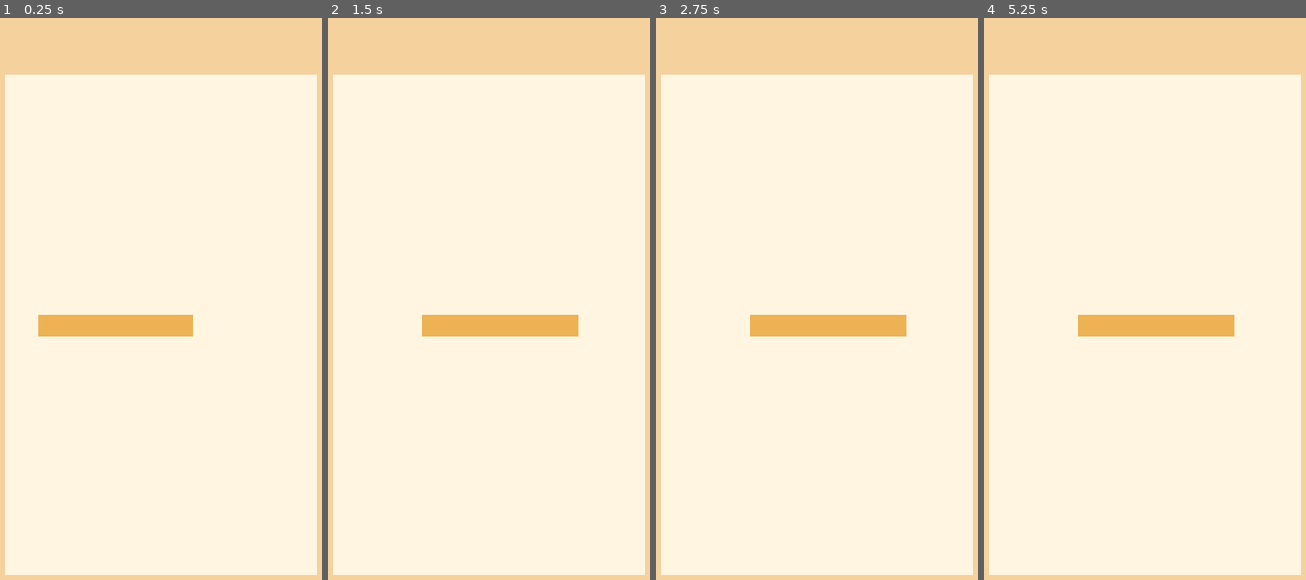
Above: before the commit, frames 1-4 (left to right).
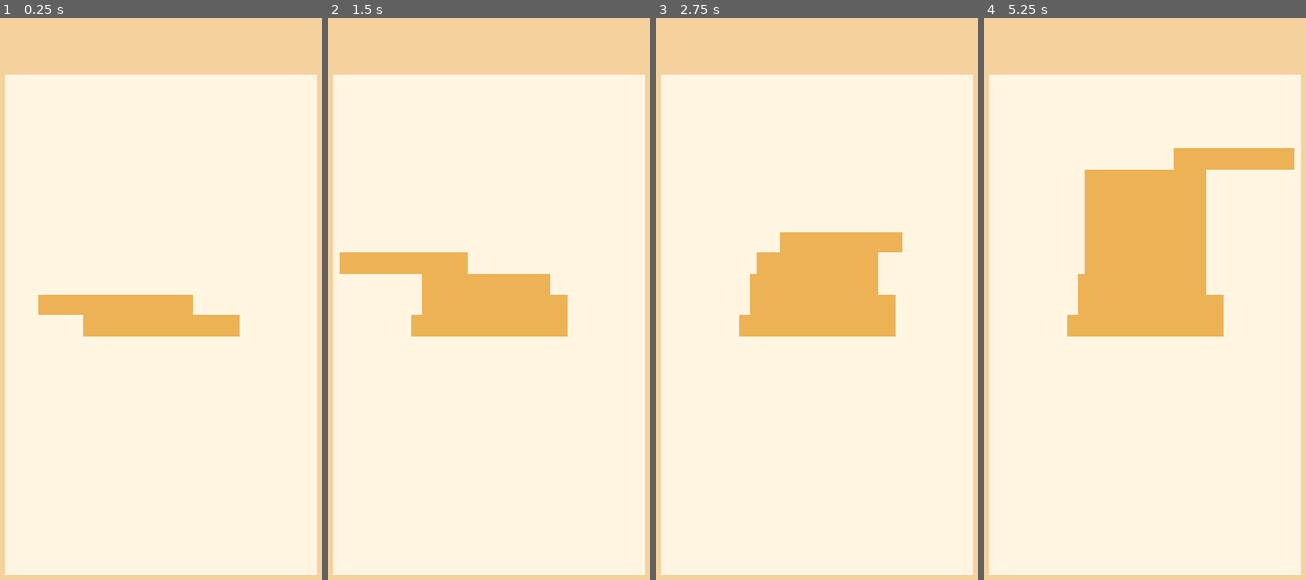
Above: after the commit, the same moments.

Repository: eddie4702/Stacking-game
Game: Godot game, scene res://scenes/main/main.tscn
Same seed, same stepped clock (60 frames per second), same inputs: the game is played once before the commit and once after it.
Inputs (mouse positions are in pixels of both pictures, inside the frame that each line leads up to):
- Up to frame 1 (0.25 s): no input
- Up to frame 2 (1.5 s): move the mouse to (572, 293) at 0.52 s; click (572, 293) at 0.67 s; move the mouse to (414, 360) at 1.27 s; click (414, 360) at 1.42 s
- Up to frame 3 (2.75 s): tap Enter at 2 s; move the mouse to (855, 180) at 2.02 s; click (855, 180) at 2.17 s
- Up to frame 4 (5.25 s): move the mouse to (1125, 456) at 2.77 s; click (1125, 456) at 2.92 s; move the mouse to (1257, 428) at 3.52 s; click (1257, 428) at 3.67 s; move the mouse to (1032, 225) at 4.27 s; click (1032, 225) at 4.42 s; move the mouse to (1164, 327) at 5.02 s; click (1164, 327) at 5.17 s

The runs differ from the first frame. In frame 1, 2.8% of the frame differs, in the area x 11-75%, y 49-57%; in frame 2, 4.9%; in frame 3, 6.2%; in frame 4, 12%, in the area x 25-97%, y 23-57%.

Commit message:
feat. 8

Diff:
--- a/scenes/main/main.tscn
+++ b/scenes/main/main.tscn
@@ -1,8 +1,10 @@
 [gd_scene format=3 uid="uid://dkmc1ot4mia2g"]
 
 [ext_resource type="PackedScene" path="res://scenes/gameplay/pancake.tscn" id="1_pancake"]
+[ext_resource type="Script" path="res://scripts/core/pancake_stack.gd" id="2_pancake_stack"]
 
 [node name="Main" type="Node2D" unique_id=128290110]
+script = ExtResource("2_pancake_stack")
 
 [node name="Background" type="CanvasLayer" parent="." unique_id=358166918]
 layer = -1
@@ -26,6 +28,7 @@
 position = Vector2(360, 640)
 
 [node name="Movement" parent="Pancake" index="1" node_paths=PackedStringArray("movement_area")]
+autostart = false
 movement_area = NodePath("../../GameplayArea")
 
 [editable path="Pancake"]
--- /dev/null
+++ b/scripts/core/pancake_stack.gd
@@ -0,0 +1,96 @@
+class_name PancakeStack
+extends Node2D
+## Coordinates pancake spawning and placement progression.
+##
+## The base pancake is stationary and supports only the first moving pancake.
+## After each successful placement, the placed pancake becomes the support and
+## the next moving pancake inherits from it. This script performs no overlap
+## maths and does not resize or reposition a pancake itself; it reuses
+## PancakeOverlap.calculate() and Pancake.apply_overlap_result().
+
+const PANCAKE_SCENE: PackedScene = preload("res://scenes/gameplay/pancake.tscn")
+
+@onready var _base_pancake: Node2D = $Pancake
+@onready var _gameplay_area: Control = $GameplayArea
+
+var _support_pancake: Node2D
+var _active_pancake: Node2D
+var _active_movement: PancakeMovement
+var _active_was_moving: bool = false
+
+
+func _ready() -> void:
+	# A fresh game always starts its first moving pancake on the left.
+	PancakeMovement.reset_start_sequence()
+
+	var base_movement := _base_pancake.get_node("Movement") as PancakeMovement
+	base_movement.moving = false
+
+	_support_pancake = _base_pancake
+	_spawn_moving_pancake()
+
+
+func _process(_delta: float) -> void:
+	if _active_movement == null or not _active_was_moving:
+		return
+	if _active_movement.moving:
+		return
+	_finish_placement()
+
+
+func _spawn_moving_pancake() -> void:
+	var pancake: Node2D = PANCAKE_SCENE.instantiate()
+	var movement := pancake.get_node("Movement") as PancakeMovement
+
+	# Configure before entering the tree so autostart cannot consume a turn.
+	movement.autostart = false
+	movement.movement_area = _gameplay_area
+	add_child(pancake)
+
+	var inherited_width: float = float(_support_pancake.get("width"))
+	var inherited_height: float = float(_support_pancake.get("height"))
+	pancake.set("width", inherited_width)
+	pancake.set("height", inherited_height)
+	pancake.set("color", _support_pancake.get("color"))
+
+	# Spawn at the support's absolute centre, one pancake height above it.
+	# start() then applies the existing alternating starting-side behaviour.
+	pancake.global_position = Vector2(
+		_support_pancake.global_position.x,
+		_support_pancake.global_position.y - (inherited_height + float(pancake.get("height"))) / 2.0
+	)
+
+	movement.start()
+	_active_pancake = pancake
+	_active_movement = movement
+	_active_was_moving = movement.moving
+
+
+func _finish_placement() -> void:
+	var placed := _active_pancake
+	var movement := _active_movement
+
+	# Clear the active pancake first so repeated input cannot place it twice.
+	_active_pancake = null
+	_active_movement = null
+	_active_was_moving = false
+
+	if placed == null:
+		return
+	if movement != null:
+		movement.moving = false
+
+	var overlap_result: Dictionary = PancakeOverlap.calculate(
+		placed.global_position.x,
+		float(placed.get("width")),
+		_support_pancake.global_position.x,
+		float(_support_pancake.get("width"))
+	)
+
+	if overlap_result.get(PancakeOverlap.KEY_IS_COMPLETE_MISS, true) == true:
+		return
+	if not placed.call("apply_overlap_result", overlap_result):
+		return
+
+	_support_pancake = placed
+	_spawn_moving_pancake()
--- a/scripts/gameplay/pancake_movement.gd
+++ b/scripts/gameplay/pancake_movement.gd
@@ -1,3 +1,4 @@
+class_name PancakeMovement
 extends Node
 ## Moves the parent Pancake back and forth across the gameplay area.
 ##
Not shown, added: scripts/core/pancake_stack.gd.uid
Not shown, changed: docs/CHANGELOG.md
Not shown, changed: docs/TASKS.md
Not shown, changed: docs/TECHNICAL_DESIGN.md
